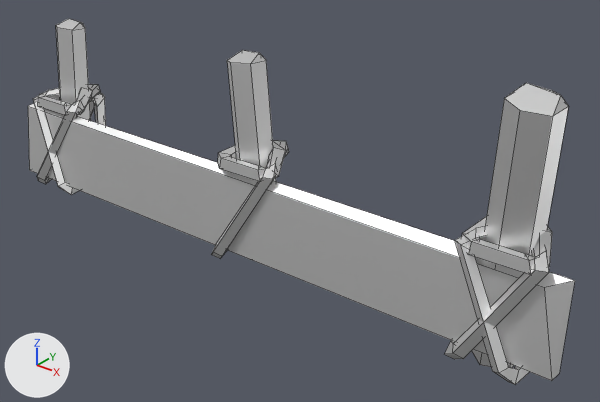
The FBX model Assets/Packages/Slavic World Free/Meshes/EA03_Fence_VegetablePatch_02a.fbx, before and after one commit.
One viewpoint serves both versions: a 50 mm camera at (1.99, -2.18, 1.71) aimed at (0.2, 0.06, 0.33). Arrows for +X, +Y and +Z are at lower left; the lights stay in place. The first picture is the older version. Mesh edges are drawn as thin lines. Objects named as collision shapes, trigger or cutter boxes, shadow casters or lower levels of detail are left out. Where no turn or scale is listed for an object, it has been applied to the vertices.

In view in the first picture: 'EA03_Fence_VegetablePatch_02a_LOD0'.
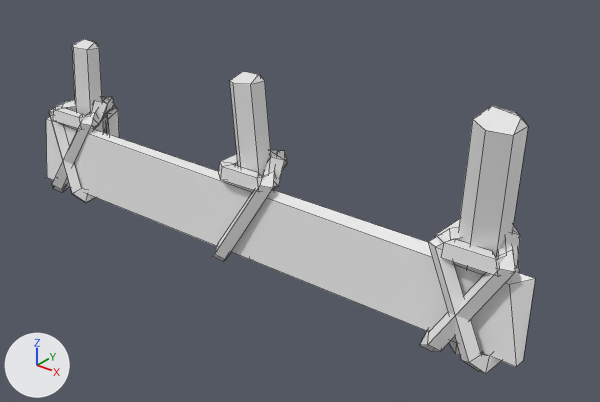
What changed in the scene script:
```text
Add mat_emaceart_roadside:
    mat_emaceart_roadside = principled_material('EmaceArt_Roadside')
    mat_emaceart_roadside.base_color = (0.8, 0.8, 0.8)  # white #e7e7e7
Change me_ea03_fence_vegetablepatch_02a_002:
    used by ob_ea03_fence_vegetablepatch_02a_lod0; location = (0.0, 0.0, 0.0)
    remove me_ea03_fence_vegetablepatch_02a_002.from_pydata(...)  # 274 vertices, 282 faces; spans x -1.29..1.32, y -0.17..0.19, z 0.0..0.98
    remove me_ea03_fence_vegetablepatch_02a_002.materials.append(mat_ea02_lpnp_slavika_fence_colorsheet_v1_002)  # white #e7e7e7
    add me_ea03_fence_vegetablepatch_02a_002.from_pydata(...)  # 274 vertices, 282 faces; spans x -1.18..1.2, y -0.17..0.18, z 0.0..0.89
    me_ea03_fence_vegetablepatch_02a_002 part 1: the loose piece of 8 vertices spanning x -1.29..1.32, y -0.14..-0.04, z 0.11..0.44 is scaled about the mesh origin by 0.909
    me_ea03_fence_vegetablepatch_02a_002 part 2: the loose piece of 14 vertices spanning x -1.18..-1.04, y -0.07..0.13, z 0.09..0.81 is scaled about the mesh origin by 0.909
    me_ea03_fence_vegetablepatch_02a_002 part 3: the loose piece of 14 vertices spanning x 0.96..1.2, y -0.11..0.16, z 0.0..0.98 is scaled about the mesh origin by 0.909
    me_ea03_fence_vegetablepatch_02a_002 part 4: the loose piece of 14 vertices spanning x -0.09..0.13, y -0.07..0.1, z 0.07..0.88 is scaled about the mesh origin by 0.909
    me_ea03_fence_vegetablepatch_02a_002 part 5: 84 of 274 vertices moved; they spanned x 0.93..1.25, y -0.17..0.19, z 0.06..0.53 and now span x 0.84..1.15, y -0.17..0.18, z 0.04..0.49; mean shift (-0.1, 0.0, -0.03); largest move (1.18, -0.04, 0.45) -> (1.06, -0.04, 0.4)
    me_ea03_fence_vegetablepatch_02a_002 part 6: 84 of 274 vertices moved; they spanned x -1.26..-0.94, y -0.17..0.19, z 0.06..0.53 and now span x -1.16..-0.85, y -0.17..0.18, z 0.04..0.49; mean shift (0.1, 0.0, -0.03); largest move (-1.19, -0.04, 0.45) -> (-1.07, -0.04, 0.4)
    me_ea03_fence_vegetablepatch_02a_002 part 7: 56 of 274 vertices moved; they spanned x -0.13..0.19, y -0.17..0.19, z 0.06..0.53 and now span x -0.12..0.18, y -0.17..0.18, z 0.04..0.49; mean shift (0.0, 0.0, -0.04); largest move (0.07, 0.1, 0.47) -> (0.06, 0.09, 0.42)
    add me_ea03_fence_vegetablepatch_02a_002.materials.append(mat_emaceart_roadside)  # white #e7e7e7
```

Changed parts and their boxes [x1, y1, x2, y2] in the pictures (600 x 402 px; the box of a moved part takes in the faces that stretch with it):
'EA03_Fence_VegetablePatch_02a_LOD0', recoloured, reshaped (11% narrower, 8% shorter)
    before: [28, 19, 575, 385]
    after: [46, 39, 535, 374]
part 1 of me_ea03_fence_vegetablepatch_02a_002, moved or reshaped
    before: [28, 103, 575, 381]
    after: [46, 117, 535, 367]
part 2 of me_ea03_fence_vegetablepatch_02a_002, moved or reshaped
    before: [56, 19, 91, 121]
    after: [72, 39, 104, 133]
part 3 of me_ea03_fence_vegetablepatch_02a_002, moved or reshaped
    before: [472, 83, 569, 367]
    after: [449, 106, 528, 355]
part 4 of me_ea03_fence_vegetablepatch_02a_002, moved or reshaped
    before: [227, 50, 276, 182]
    after: [230, 71, 271, 176]
part 5 of me_ea03_fence_vegetablepatch_02a_002, moved or reshaped
    before: [445, 216, 552, 385]
    after: [420, 219, 520, 374]
part 6 of me_ea03_fence_vegetablepatch_02a_002, moved or reshaped
    before: [33, 84, 106, 195]
    after: [49, 97, 119, 203]
part 7 of me_ea03_fence_vegetablepatch_02a_002, moved or reshaped
    before: [211, 140, 289, 258]
    after: [212, 150, 288, 262]
